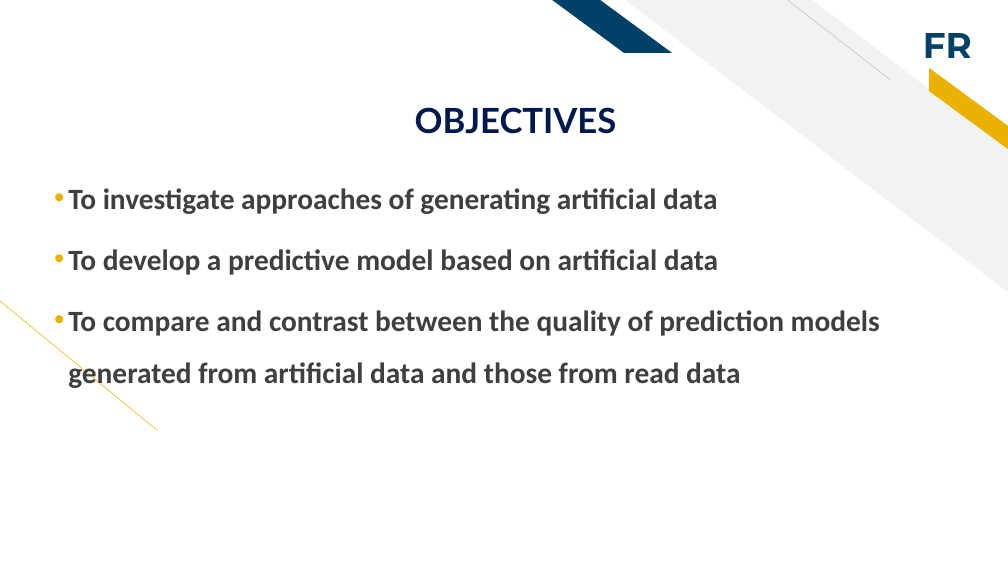
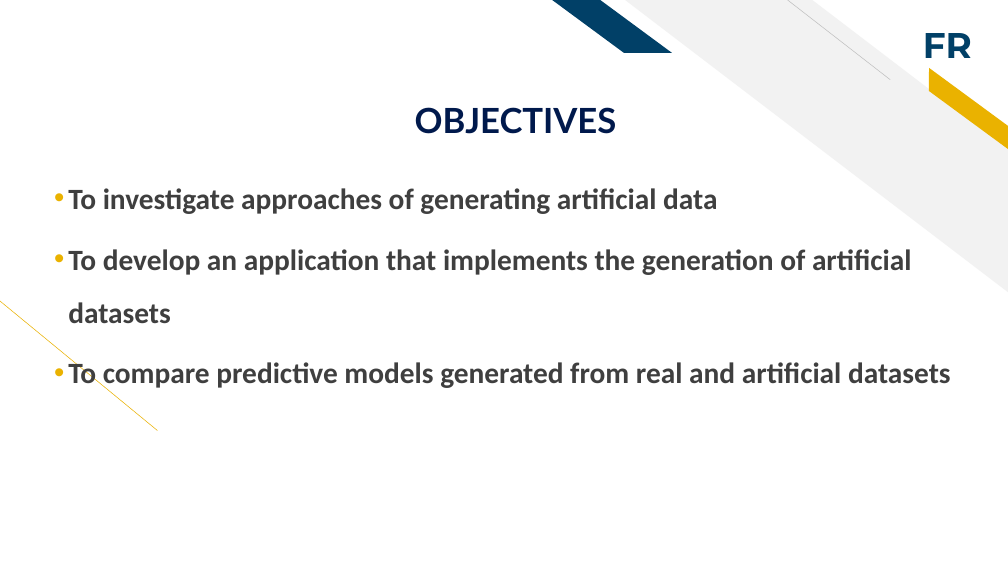
Before and after one commit to WanguiK/synthetica, a slide deck: slide 8 of Deck.pptx. Drawn at 1008x567 pixels with LibreOffice and Linux fonts; fonts in the diff are those of the drawing. Boxes give left, top, right and bottom in pixels: in the first picture for what was removed or moved away, otherwise in the second. Text is boxed around its words. In the diff, an @@ line names an element or a change of style, - is before the commit and + after.

```diff
--- a/Deck.pptx
+++ b/Deck.pptx
@@ text at box(68, 249, 951, 391): text changed @@
-• To develop a predictive model based on artificial data
-• To compare and contrast between the quality of prediction models generated from artificial data and those from read data
+• To develop an application that implements the generation of artificial datasets
+• To compare predictive models generated from real and artificial datasets
```
Also in this commit, not shown: 1 other slide changed, 29 slides added, 8 other files.
